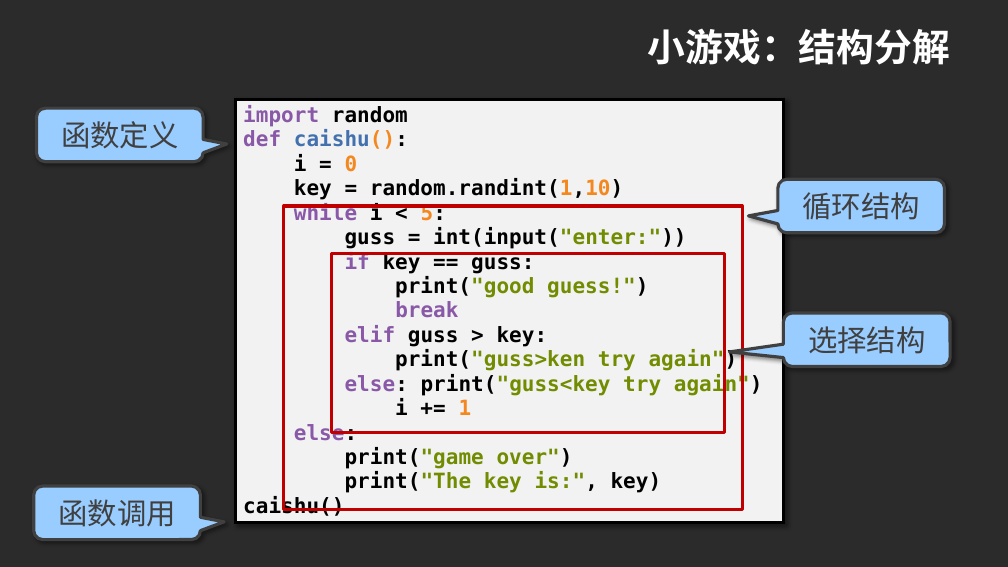
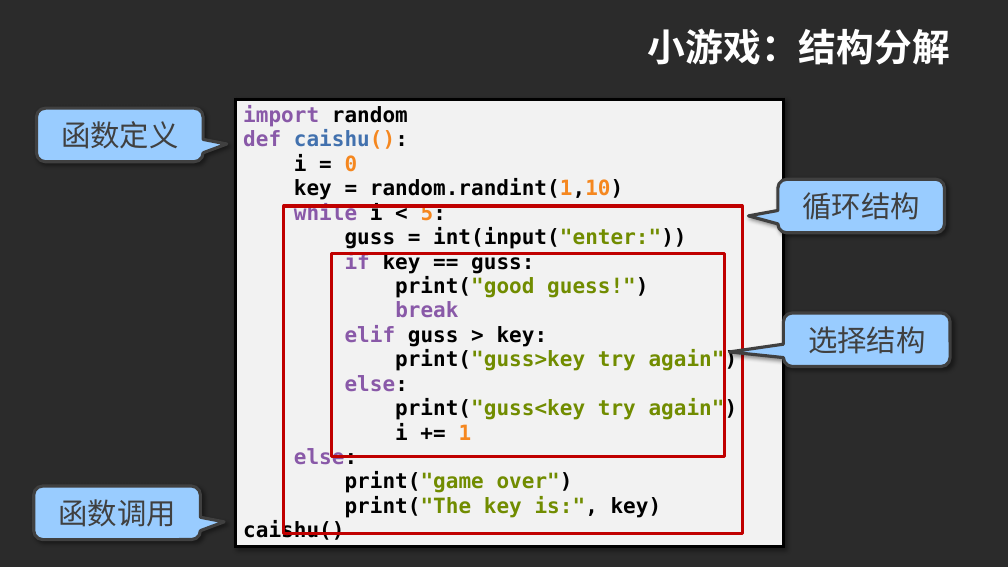
Before and after one commit to edu2act/course-computerIntroduction, a slide deck: slide 49 of materials/slides/ch03.pptx. Drawn at 1008x567 pixels with LibreOffice and Linux fonts; fonts in the diff are those of the drawing; background and template pictures are left out; a plain dark background stands for a picture behind light text. Boxes give left, top, right and bottom in pixels: in the first picture for what was removed or moved away, otherwise in the second. Text is boxed around its words. In the diff, an @@ line names an element or a change of style, - is before the commit and + after.

```diff
--- a/materials/slides/ch03.pptx
+++ b/materials/slides/ch03.pptx
@@ table at [236,99,783,560] @@
@@ row 1, column 1: "import random / def caishu(): / i = 0 / key = random.randint(1,10) / while i < 5: / guss = int(input("enter:")) / if key == guss: / print("good guess!") / break / elif guss > key: / print("guss>ken try again") / else: print("guss<key try again") / i += 1 / else: / print("game over") / print("The key is:", key) / caishu()" to "import random / def caishu(): / i = 0 / key = random.randint(1,10) / while i < 5: / guss = int(input("enter:")) / if key == guss: / print("good guess!") / break / elif guss > key: / print("guss>key try again") / else: / print("guss<key try again") / i += 1 / else: / print("game over") / print("The key is:", key) / caishu()" @@
@@ rectangle: place and size @@
-rectangle at [284,206,742,510]
+rectangle at [284,206,742,534]
@@ rectangle: place and size @@
-rectangle at [331,254,724,433]
+rectangle at [331,254,724,457]
```
Also in this commit, not shown: 4 other slides changed, 1 other file.
